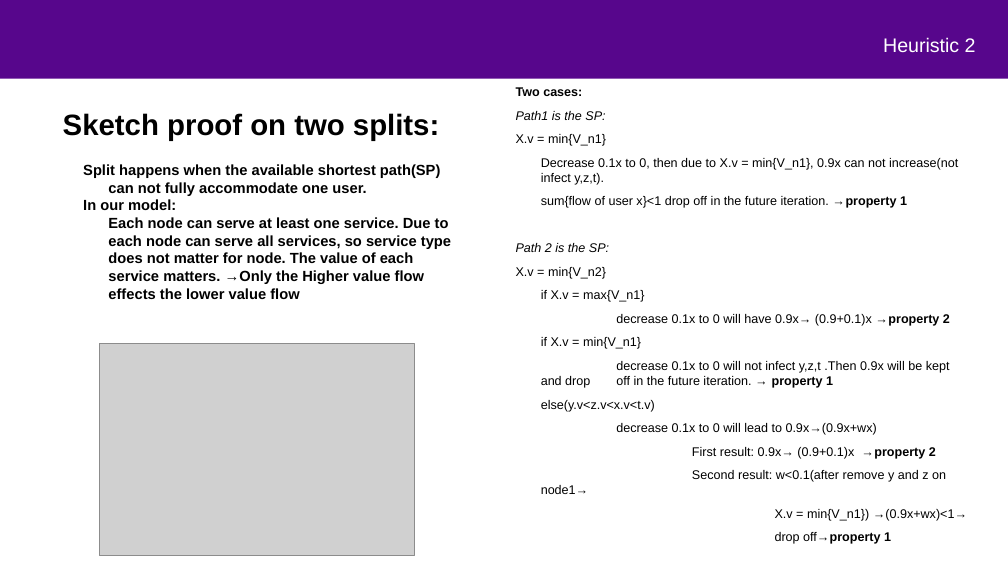
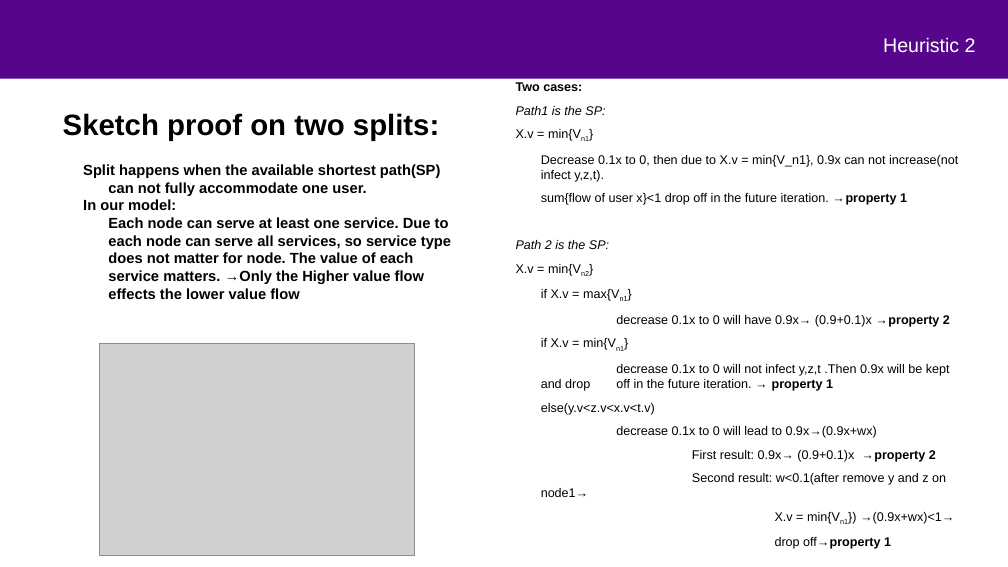
Before and after one commit to mustafafu/mec_request_routing, a slide deck: slide 19 of common_script/part1and2.pptx. Drawn at 1008x567 pixels with LibreOffice and Linux fonts; fonts in the diff are those of the drawing; grey boxes stand for pictures; background and template pictures are left out. Boxes give left, top, right and bottom in pixels: in the first picture for what was removed or moved away, otherwise in the second. Text is boxed around its words. In the diff, an @@ line names an element or a change of style, - is before the commit and + after.

```diff
--- a/common_script/part1and2.pptx
+++ b/common_script/part1and2.pptx
@@ text at [516,129,581,141]: text changed @@
-X.v = min{V_n1}
+X.v = min{Vn1}
@@ text at [516,264,620,301]: text changed @@
-X.v = min{V_n2}
-if X.v = max{V_n1}
+X.v = min{Vn2}
+if X.v = max{Vn1}
@@ text at [541,338,616,350]: text changed @@
-if X.v = min{V_n1}
+if X.v = min{Vn1}
@@ text at [775,512,954,524]: text changed @@
-X.v = min{V_n1}) →(0.9x+wx)<1→
+X.v = min{Vn1}) →(0.9x+wx)<1→
```
Also in this commit, not shown: 2 other slides changed.
